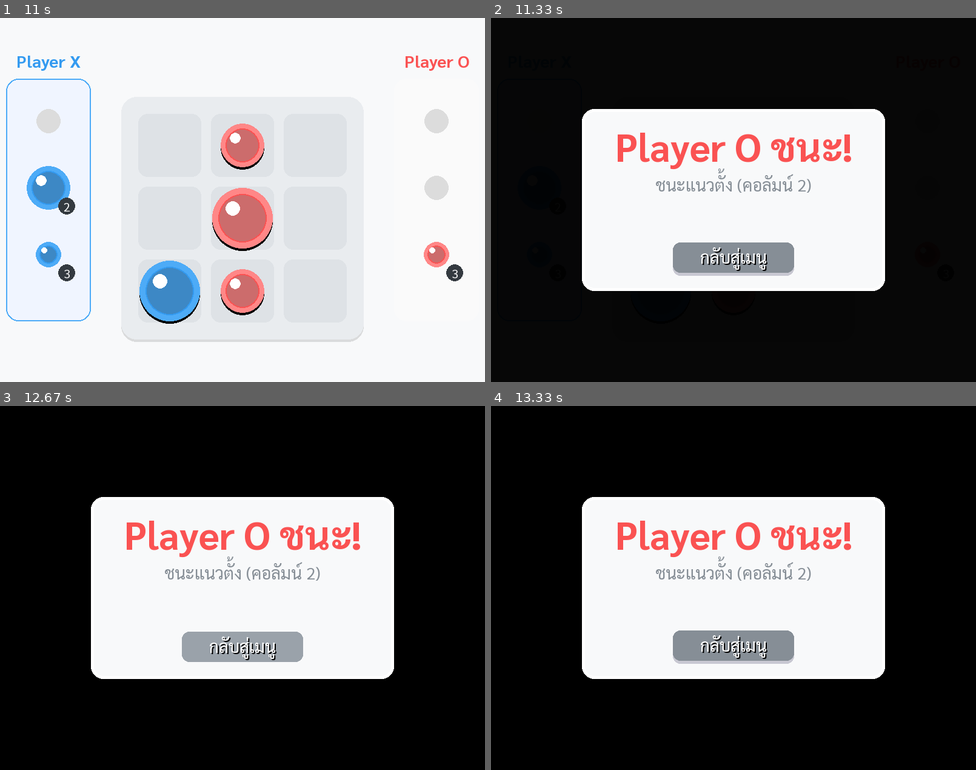
Above: before the commit, frames 1-4 (two rows, left to right).
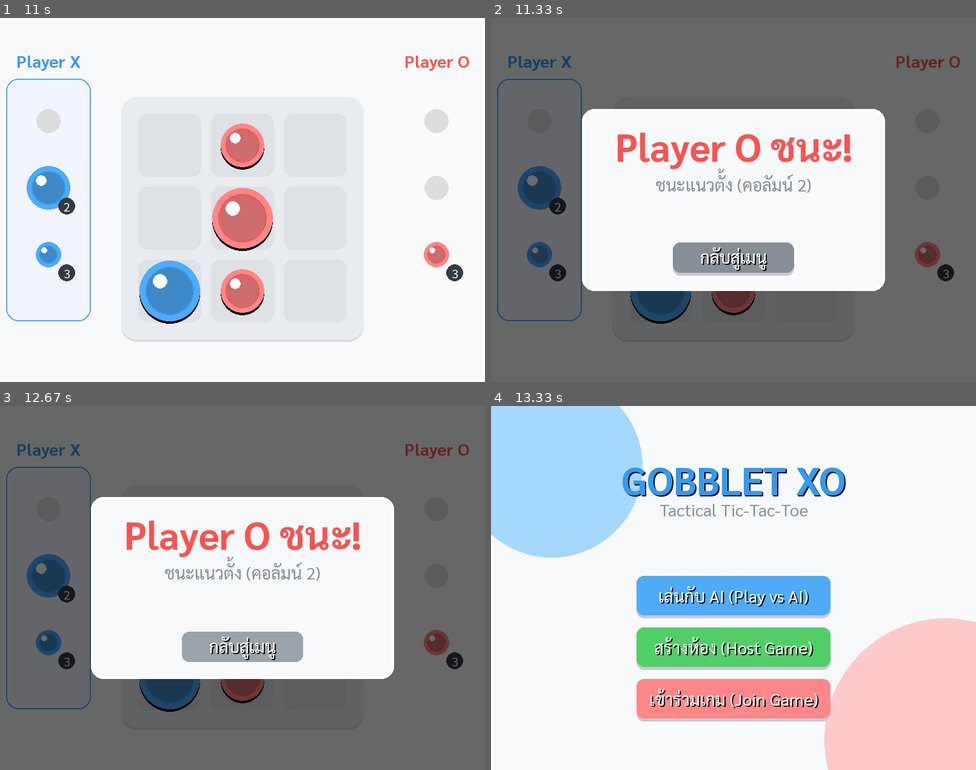
Above: after the commit, the same moments.

Repository: yodsavee68/project-final-first-year
Game: pygame game, started from src/main.py
Same seed, same stepped clock (60 frames per second), same inputs: the game is played once before the commit and once after it.
Inputs (mouse positions are in pixels of both pictures, inside the frame that each line leads up to):
- Up to frame 1 (11 s): click (242, 200) at 0.38 s; click (63, 163) at 0.72 s; click (261, 243) at 1.05 s; click "1" at 3.05 s; click (242, 218) at 3.38 s; click "2" at 4.27 s; click (218, 203) at 4.6 s; click (72, 138) at 4.93 s; click (184, 236) at 5.27 s; click (140, 207) at 7.1 s; click (155, 323) at 7.43 s
- Up to frame 2 (11.33 s): move the mouse to (714, 112) at 11.28 s
- Up to frame 3 (12.67 s): click (223, 500) at 11.33 s; click "Player O ชนะ!" at 11.67 s; move the mouse to (116, 577) at 11.95 s; click (116, 577) at 12 s; move the mouse to (373, 679) at 12.28 s; click (373, 679) at 12.33 s
- Up to frame 4 (13.33 s): click "กลับสู่เมนู" at 12.67 s; move the mouse to (820, 537) at 12.95 s; click (820, 537) at 13 s; move the mouse to (733, 547) at 13.28 s

Frame 1 is identical in both runs. In frame 2, 69% of the frame differs, in the area x 0-100%, y 0-100%; in frame 3, 69%; in frame 4, 81%.

Commit message:
feat: Enable returning to the main menu from the game over screen and refine game over state rendering.

Diff:
--- a/src/xo/game.py
+++ b/src/xo/game.py
@@ -311,13 +311,14 @@
             STATE_PLAYING_PVE,
             STATE_PLAYING_PVP_HOST,
             STATE_PLAYING_PVP_CLIENT,
+            STATE_GAME_OVER,
         ):
             self.screen.fill(BG_COLOR)
 
-            # Compute moves to highlight
+            # Compute moves to highlight (only if not game over)
             valid_normal_cells = []
             valid_eat_cells = []
-            if self.selected_size is not None:
+            if self.state != STATE_GAME_OVER and self.selected_size is not None:
                 active_can_eat = self.can_eat[self.current_turn]
                 if self.selected_from_board:
                     fr, fc = self.selected_from_board
@@ -362,8 +363,10 @@
                 self.inv_p1, self.inv_p2, self.current_turn, self.selected_size
             )
 
-            # Turn status text
-            if self.state == STATE_PLAYING_PVP_HOST and not self.network.connected:
+            # Turn status/Game over text
+            if self.state == STATE_GAME_OVER:
+                self.ui.draw_game_over(self.winner, self.win_reason, mouse_pos)
+            elif self.state == STATE_PLAYING_PVP_HOST and not self.network.connected:
                 self.ui.draw_text(
                     "Waiting for Client to connect...",
                     self.ui.font_m,
@@ -415,9 +418,6 @@
                     30,
                 )
 
-        elif self.state == STATE_GAME_OVER:
-            self.ui.draw_game_over(self.winner, self.win_reason, mouse_pos)
-
         pygame.display.flip()
 
     def handle_click(self, mouse_pos):
@@ -635,6 +635,11 @@
                                 self.selected_size = None
                                 self.selected_from_board = None
 
+        elif self.state == STATE_GAME_OVER:
+            action = self.ui.get_game_over_click(mouse_pos)
+            if action == STATE_MENU:
+                self.state = STATE_MENU
+
     def check_game_over(self):
         win_res = self.board.check_win()
         if win_res:
